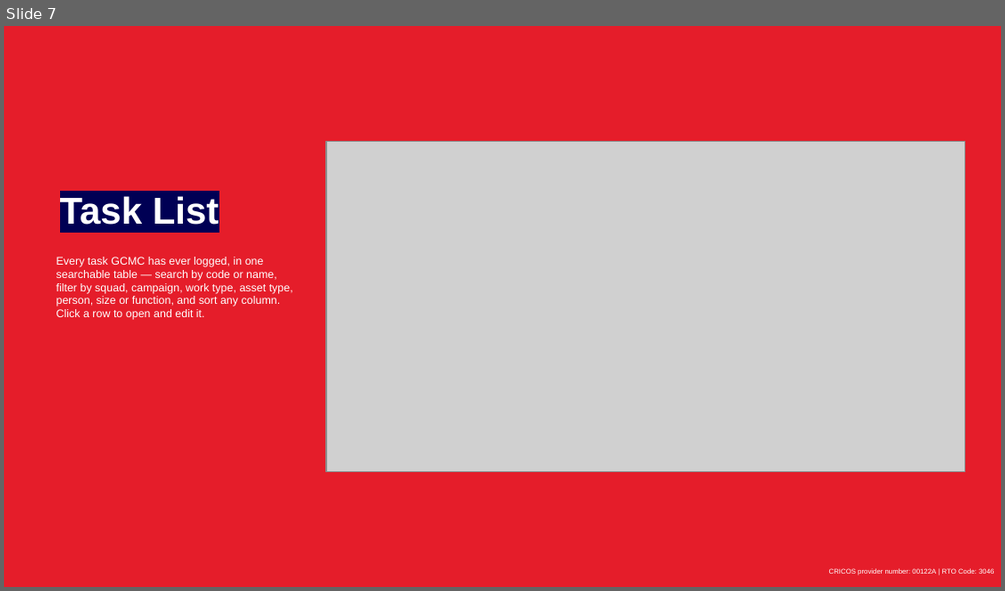
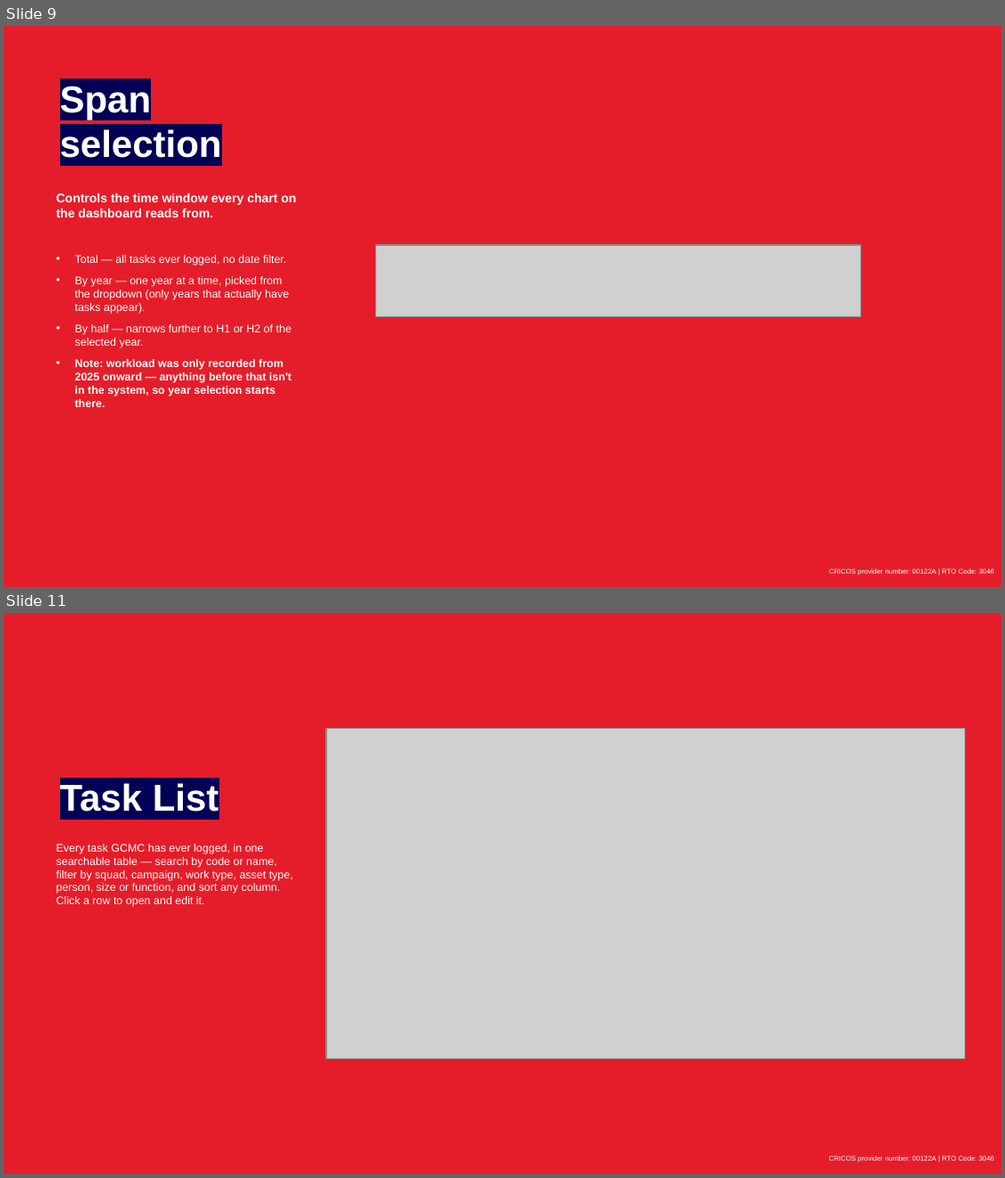
Before and after one commit to westmere7/Mel_WorkloadReport, a slide deck: Docs/Workload Report User Guide.pptx. Shown one above the other, each under a label of ours: slide 7 before the commit, slides 9 and 11 after it; the slides between them are not shown. The pictures are 1005x591 and 1005x1178 pixels, drawn with LibreOffice and Linux fonts; fonts in the diff are those of the drawing; grey boxes stand for pictures; background and template pictures are left out. Boxes give left, top, right and bottom in pixels: in the first picture for what was removed or moved away, otherwise in the second. Text is boxed around its words. In the diff, an @@ line names an element or a change of style, - is before the commit and + after.

```diff
--- a/Docs/Workload Report User Guide.pptx
+++ b/Docs/Workload Report User Guide.pptx
@@ slide 9 added at [4,26,1001,587], background #FFFFFF; not listed: 2 template elements that a slide beside it also shows @@
@@ subtitle added at [60,82,222,158], 27 pt, text #FFFFFF, bold @@
+Span selection
@@ text added at [57,193,296,407], 8 pt, text #FFFFFF @@
+Controls the time window every chart on the dashboard reads from.
+• Total — all tasks ever logged, no date filter.
+• By year — one year at a time, picked from the dropdown (only years that actually have tasks appear).
+• By half — narrows further to H1 or H2 of the selected year.
+• Note: workload was only recorded from 2025 onward — anything before that isn't in the system, so year selection starts there.
@@ picture added at [376,245,860,317] @@
@@ what was slide 7 is now slide 11 @@
```
Also in this commit, not shown: 6 slides changed, 9 other slides added, 5 slides removed.
